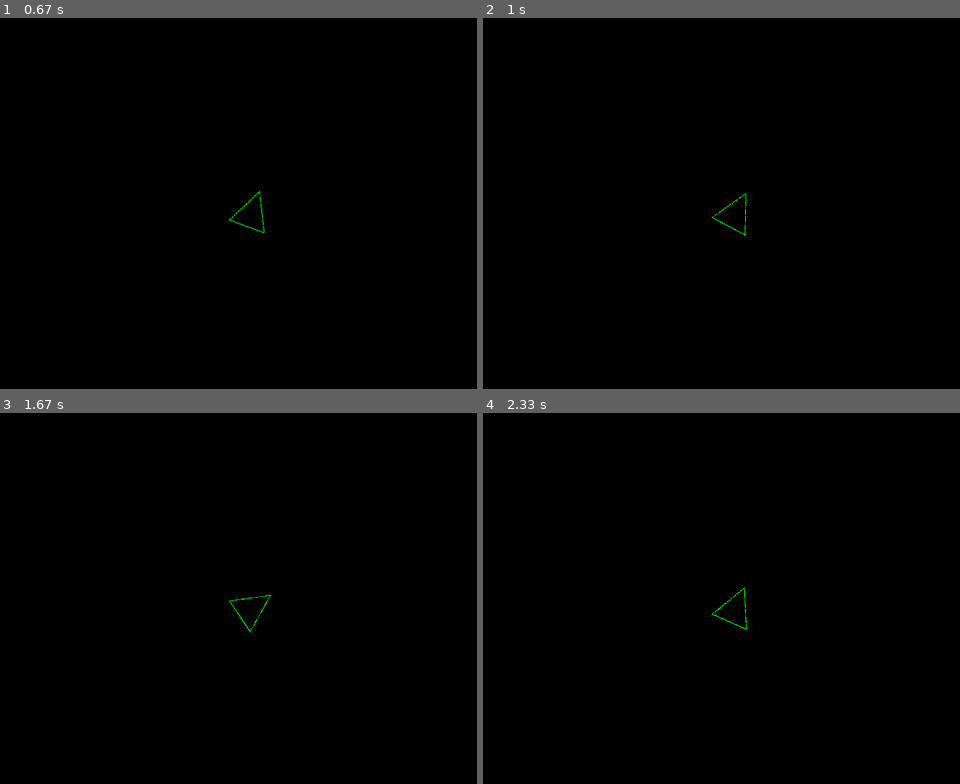
Above: before the commit, frames 1-4 (two rows, left to right).
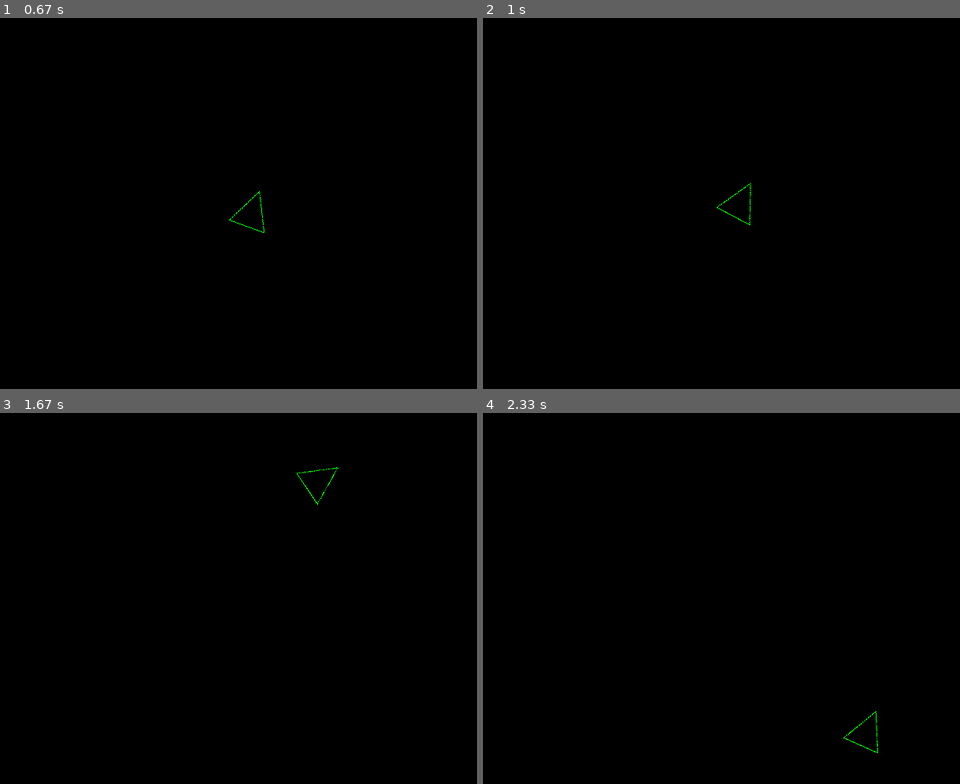
Above: after the commit, the same moments.

Repository: kosmogen/pygame_asteroids
Game: pygame game, started from asteroids.py
Same seed, same stepped clock (60 frames per second), same inputs: the game is played once before the commit and once after it.
Inputs:
- Up to frame 1 (0.67 s): hold Right from 0.33 s (still down)
- Up to frame 2 (1 s): release Right at 0.8 s; hold Up from 0.83 s (still down)
- Up to frame 3 (1.67 s): release Up at 1.13 s; hold Right 1.17-1.63 s
- Up to frame 4 (2.33 s): hold Left 1.67-2.2 s; hold Down from 2.23 s (still down)

Frame 1 is identical in both runs. In frame 2, 0.1% of the frame differs, in the area x 47-57%, y 44-59%; in frame 3, 0.1%; in frame 4, 0.1%, in the area x 47-83%, y 47-92%.

Commit message:
Ship motion is now working!

Diff:
--- a/Ship.py
+++ b/Ship.py
@@ -1,4 +1,5 @@
 import pygame
+import math
 from pygame.locals import *
 
 class Ship(pygame.sprite.Sprite):
@@ -30,18 +31,18 @@
 
         # Update velocity and atitude from keypresses
         if pressed_keys[K_UP]:
-            # self.y_velocity = self.y_velocity - 0.5
+            self.y_velocity = self.y_velocity - 0.25 * math.sin(math.radians(self.angle))
+            self.x_velocity = self.x_velocity + 0.25 * math.cos(math.radians(self.angle))
             pass
         if pressed_keys[K_DOWN]:
-            # self.y_velocity = self.y_velocity + 0.5
+            self.y_velocity = self.y_velocity + 0.25 * math.sin(math.radians(self.angle))
+            self.x_velocity = self.x_velocity - 0.25 * math.cos(math.radians(self.angle))
             pass
         if pressed_keys[K_LEFT]:
-            # self.x_velocity = self.x_velocity - 0.5
             self.angle = self.angle + 1
             self.display_image = pygame.transform.rotate(self.image, self.angle)
             self.rect = self.display_image.get_rect()
         if pressed_keys[K_RIGHT]:
-            # self.x_velocity = self.x_velocity + 0.5
             self.angle = self.angle - 1
             self.display_image = pygame.transform.rotate(self.image, self.angle)
             self.rect = self.display_image.get_rect()
@@ -52,14 +53,14 @@
         self.y_pos = self.y_pos + self.y_velocity
 
         # Make sure the ship wraps around when it reaches the edge of the screen
-        if self.x_velocity > 0 and self.rect.left > self.screen_width:
+        if self.x_velocity > 0 and self.x_pos > self.screen_width:
             self.x_pos = self.x_pos - self.screen_width
 
-        if self.x_velocity < 0 and self.rect.right < 0:
+        if self.x_velocity < 0 and self.x_pos + 25 < 0:
             self.x_pos = self.x_pos + self.screen_width
 
-        if self.y_velocity > 0 and self.rect.bottom > self.screen_height:
+        if self.y_velocity > 0 and self.y_pos > self.screen_height:
             self.y_pos = self.y_pos - self.screen_height
 
-        if self.y_velocity < 0 and self.rect.top < 0:
+        if self.y_velocity < 0 and self.y_pos + 25 < 0:
             self.y_pos = self.y_pos + self.screen_height
